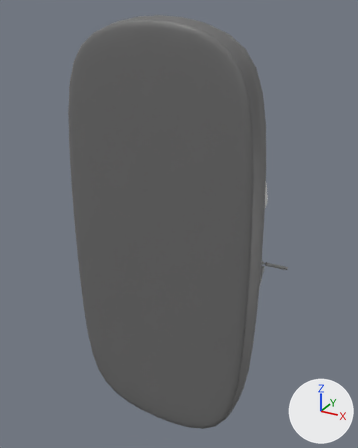
One commit to the COLLADA model assets/models/bumper.dae: the scene before it, then after it.
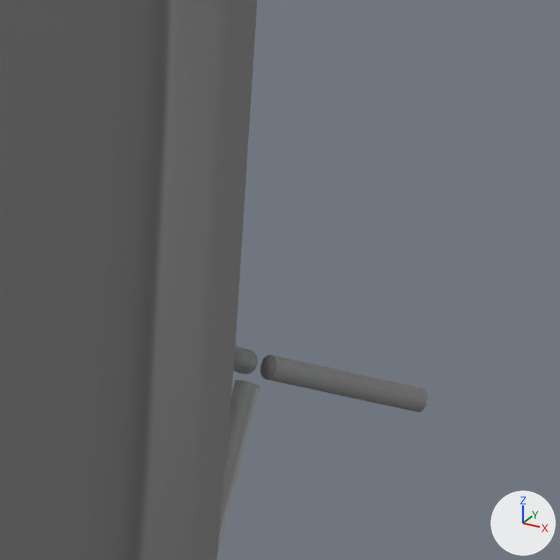
Old and new are each drawn whole from a 50 mm camera at (3.88, -6.08, 3.73) aimed at (-0.55, 1.99, -0.3) and again close up on the part from 64% to 85% of the width and 48% to 65% of the height. The axes (+X, +Y, +Z) are drawn at lower right. The lights are the same throughout. Where no turn or scale is listed for an object, it has been applied to the vertices. Vertices at the same position are counted once.

Names of what the first close-up shows: 'Bumper', 'WheelSupport'.
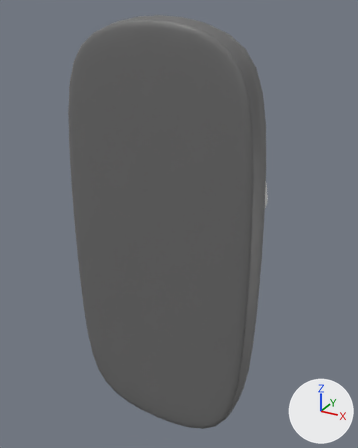
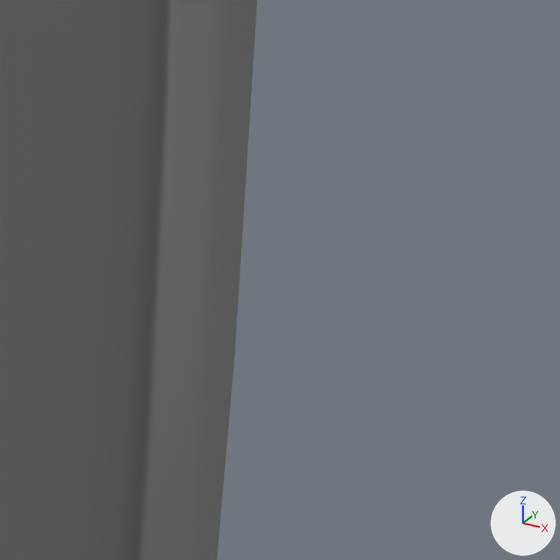
Location of each change, [x1, y1, x2, y2] in pixels of the close-ups (560 x 560 px; the box of a moved part takes in the faces that stretch with it):
```json
{"object": "WheelSupport", "change": "reshaped, moved, turned", "before": [218, 346, 428, 549], "on screen": "not visible afterwards"}
{"part": 1, "of": "me_cylinder_003", "change": "moved or reshaped", "before": [260, 355, 428, 412], "on screen": "not visible afterwards"}
{"part": 2, "of": "me_cylinder_003", "change": "deleted", "before": [218, 380, 260, 549]}
{"part": 3, "of": "me_cylinder_003", "change": "deleted", "before": [233, 346, 258, 374]}
```

Edits to the scene script, one JSON object a line:
```json
{"block": "me_cylinder_003", "where": "# used by ob_wheelsupport; location = (1.428, 1.544, -0.502); rotation_euler = (-0.384, 0.188, -0.792), in degrees (-22, 11, -45)"}
{"op": "remove", "block": "me_cylinder_003", "code": "me_cylinder_003.from_pydata(...)  # 384 vertices, 756 faces; spans x -0.456..0.324, y -0.099..0.509, z -0.424..0.05"}
{"op": "add", "block": "me_cylinder_003", "code": "me_cylinder_003.from_pydata(...)  # 384 vertices, 756 faces; spans x -0.388..0.388, y -0.25..0.431, z -0.308..0.02"}
{"block": "me_cylinder_003", "change": "me_cylinder_003 part 1: the loose piece of 128 vertices spanning x -0.03..0.03, y 0.034..0.509, z -0.011..0.05 is turned -36 degrees about the x axis through its middle, then moved by (0.0, -0.051, -0.163)"}
{"block": "me_cylinder_003", "change": "me_cylinder_003 part 2: the loose piece of 128 vertices spanning x 0.004..0.324, y -0.099..0.011, z -0.424..-0.002 is deleted"}
{"block": "me_cylinder_003", "change": "me_cylinder_003 part 3: 128 vertices removed from x -0.456..-0.023, y -0.03..0.153, z -0.252..0.025"}
{"op": "set", "path": "ob_wheelsupport.location", "old": "(1.428, 1.544, -0.502)", "new": "(0.0, 1.874, 1.081)"}
{"op": "set", "path": "ob_wheelsupport.rotation_euler", "old": "(-0.384, 0.188, -0.792)", "new": "(0.378, 0.0, 0.0)", "note": "degrees (-22, 11, -45) -> degrees (22, 0, 0)"}
```
